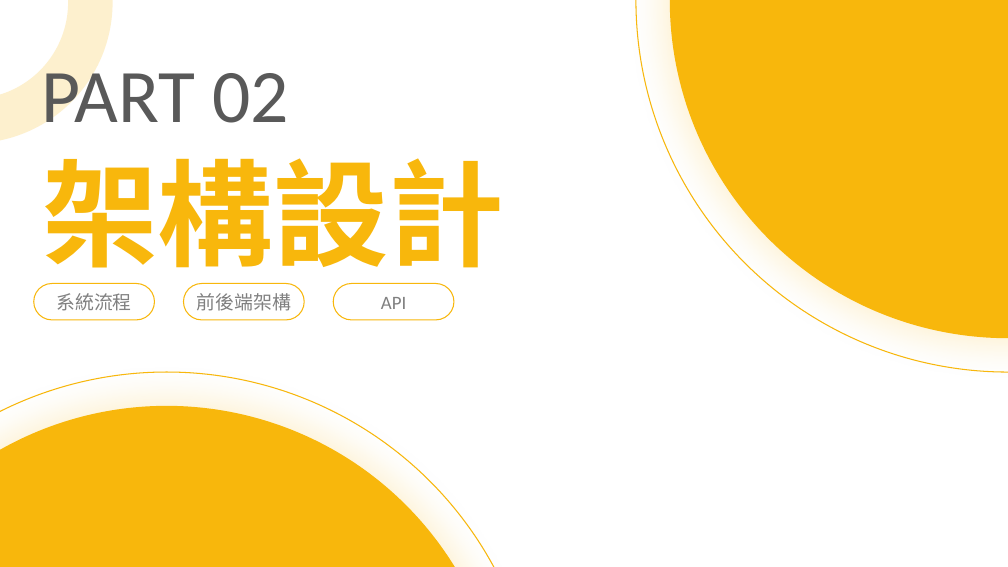
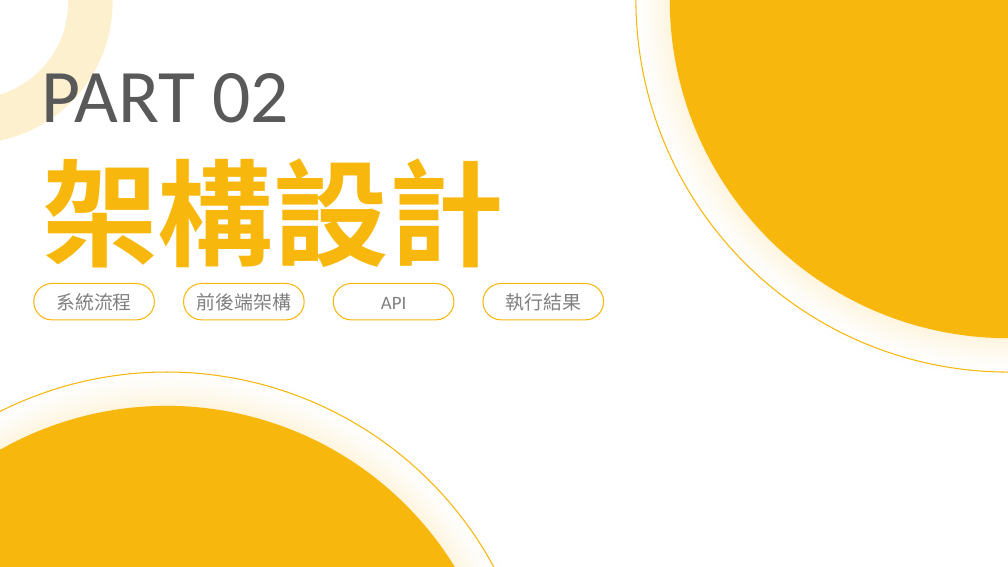
Before and after one commit to oscar940917/Smart-innovation-platform, a slide deck: slide 7 of 智慧創新平台/成果/智慧創新平台專題報告.pptx (slide 6 before the commit). Drawn at 1008x567 pixels with LibreOffice and Linux fonts; fonts in the diff are those of the drawing; background and template pictures are left out. Boxes give left, top, right and bottom in pixels: in the first picture for what was removed or moved away, otherwise in the second. Text is boxed around its words. In the diff, an @@ line names an element or a change of style, - is before the commit and + after.

```diff
--- a/智慧創新平台/成果/智慧創新平台專題報告.pptx
+++ b/智慧創新平台/成果/智慧創新平台專題報告.pptx
@@ rounded rectangle added at (483,284,604,320), fill #FFFFFF, outline #F8B70C 1 pt, 18 pt, text #808080 @@
+執行結果
```
Also in this commit, not shown: 1 other slide changed, 3 slides added, 1 other file.
